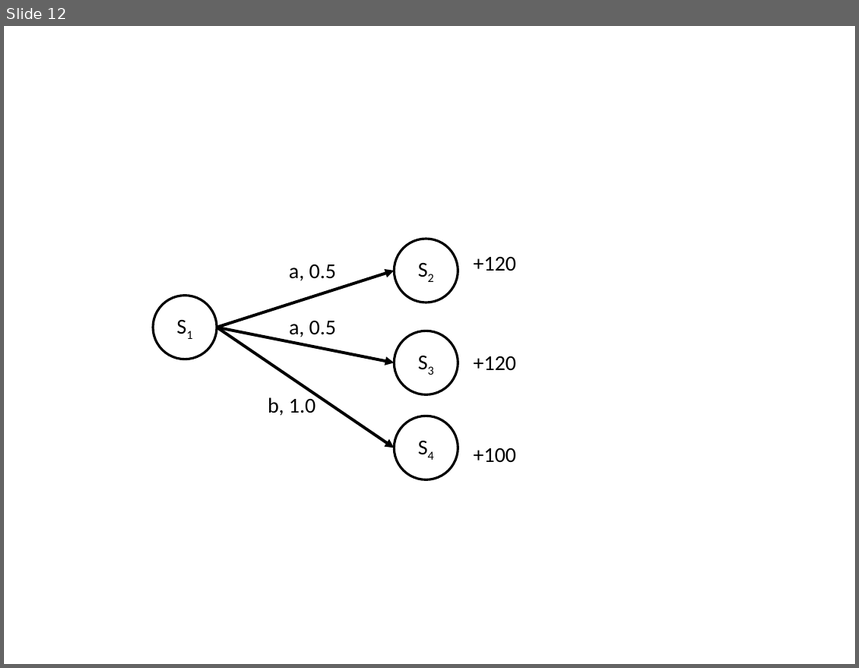
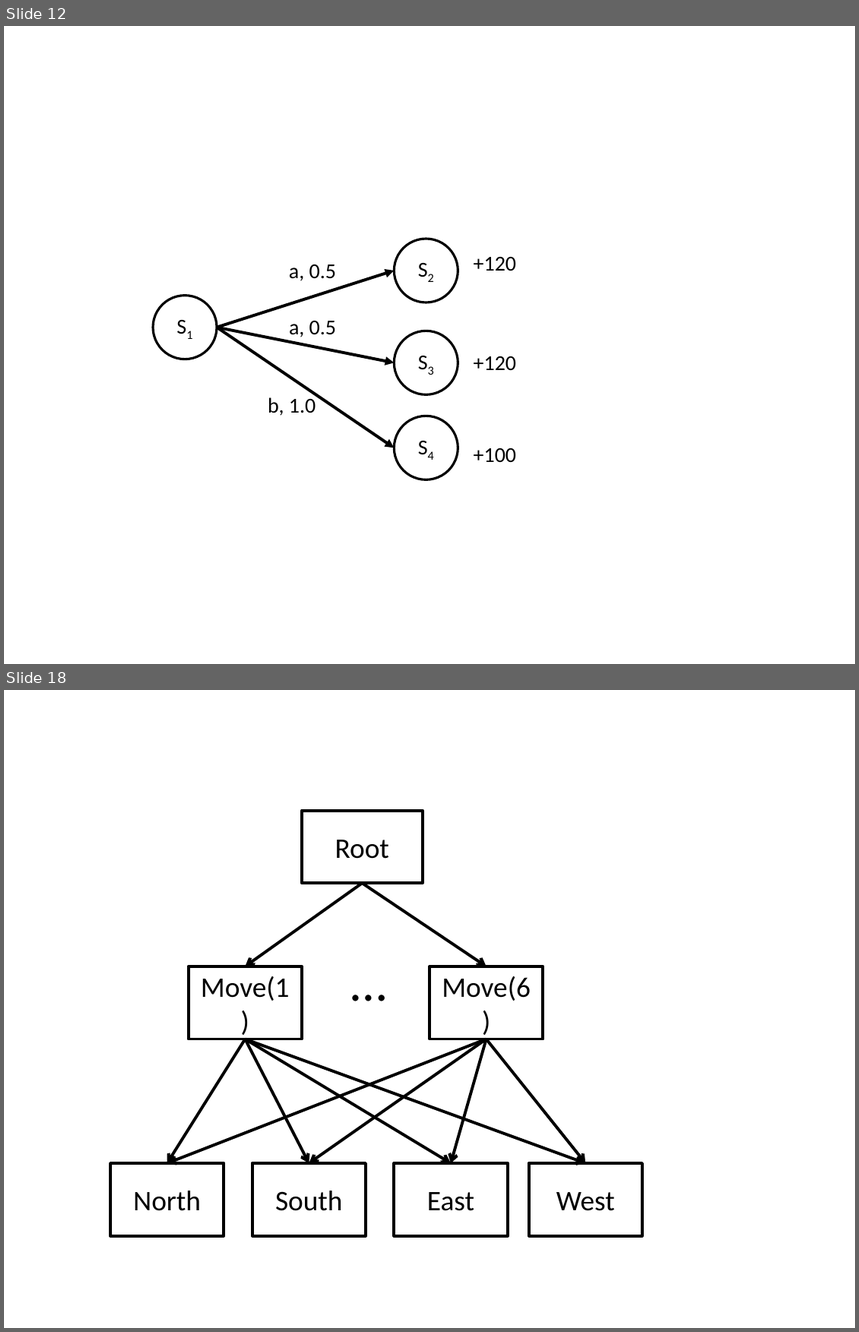
Before and after one commit to lono175/Thesis, a slide deck: figures/figures.pptx. Shown one above the other, each under a label of ours: slide 12 before the commit, slides 12 and 18 after it; the slides between them are not shown. The pictures are 859x668 and 859x1332 pixels, drawn with LibreOffice and Linux fonts; fonts in the diff are those of the drawing. Boxes give left, top, right and bottom in pixels: in the first picture for what was removed or moved away, otherwise in the second. Text is boxed around its words. In the diff, an @@ line names an element or a change of style, - is before the commit and + after.

```diff
--- a/figures/figures.pptx
+++ b/figures/figures.pptx
@@ slide 18 added at (4,690,855,1328), background #FFFFFF @@
@@ rectangle added at (302,811,423,883), fill #FFFFFF, outline #000000 2.5 pt, 24 pt, text #000000 @@
+Root
@@ arrow added from (363, 883) to (245, 967), #000000 2.5 pt @@
@@ arrow added from (363, 883) to (487, 967), #000000 2.5 pt @@
@@ text added at (330,945,408,1050), 44 pt, text #000000 @@
+…
@@ rectangle added at (189,967,302,1039), fill #FFFFFF, outline #000000 2.5 pt, 24 pt, text #000000 @@
+Move(1)
@@ rectangle added at (430,967,543,1039), fill #FFFFFF, outline #000000 2.5 pt, 24 pt, text #000000 @@
+Move(6)
@@ arrow added from (245, 1039) to (167, 1163), #000000 2.5 pt @@
@@ arrow added from (487, 1039) to (167, 1163), #000000 2.5 pt @@
@@ arrow added from (245, 1039) to (309, 1163), #000000 2.5 pt @@
@@ arrow added from (245, 1039) to (451, 1163), #000000 2.5 pt @@
@@ arrow added from (245, 1039) to (585, 1163), #000000 2.5 pt @@
@@ arrow added from (487, 1039) to (309, 1163), #000000 2.5 pt @@
@@ arrow added from (487, 1039) to (451, 1163), #000000 2.5 pt @@
@@ arrow added from (487, 1039) to (585, 1163), #000000 2.5 pt @@
@@ rectangle added at (110,1163,224,1236), fill #FFFFFF, outline #000000 2.5 pt, 24 pt, text #000000 @@
+North
@@ rectangle added at (253,1163,366,1236), fill #FFFFFF, outline #000000 2.5 pt, 24 pt, text #000000 @@
+South
@@ rectangle added at (394,1163,507,1236), fill #FFFFFF, outline #000000 2.5 pt, 24 pt, text #000000 @@
+East
@@ rectangle added at (529,1163,642,1236), fill #FFFFFF, outline #000000 2.5 pt, 24 pt, text #000000 @@
+West
```
Also in this commit, not shown: 5 other slides added, 3 other files.
